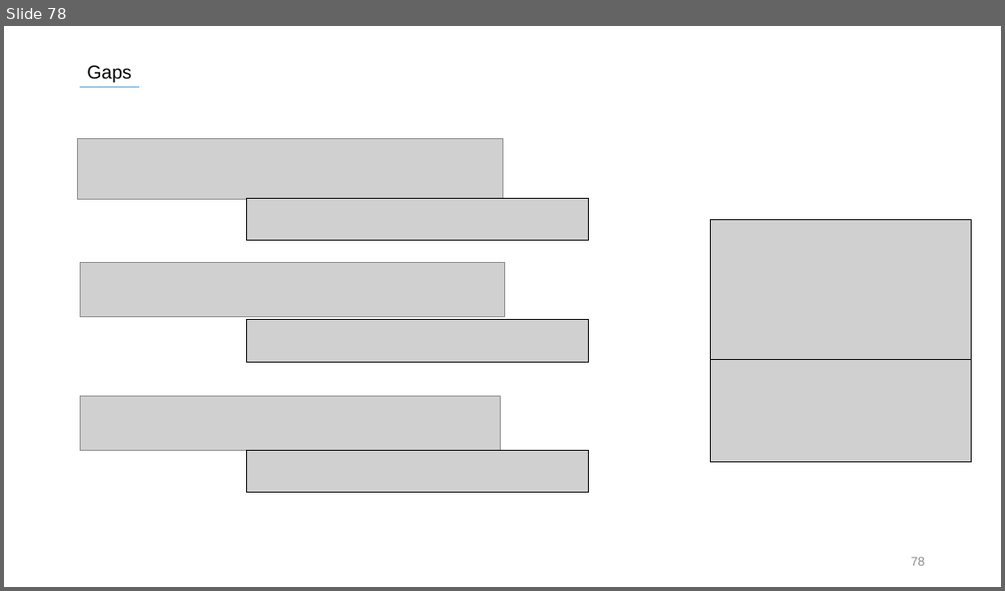
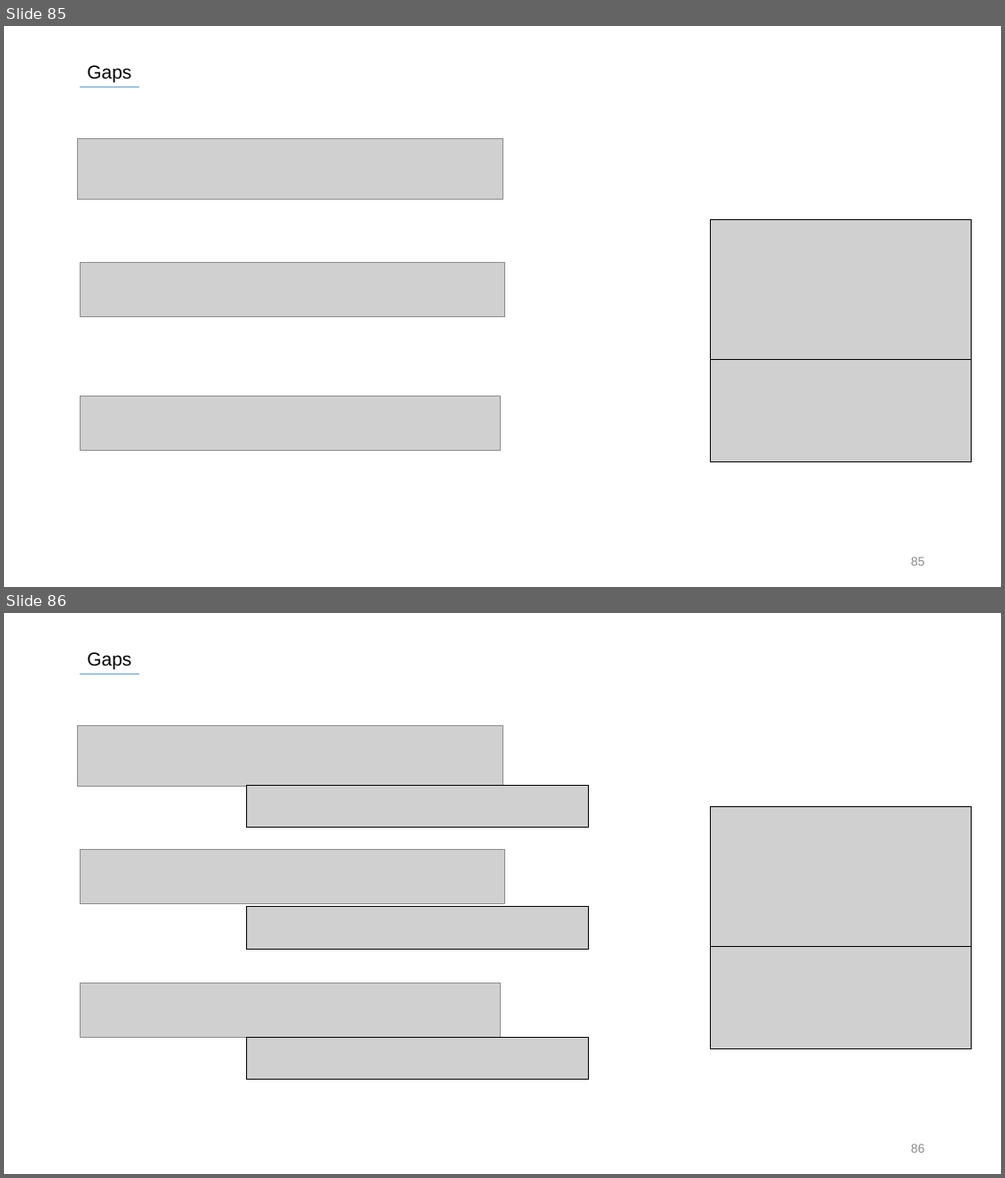
Before and after one commit to SiLviASizZ/HYU_2022, a slide deck: Intern/발표자료/0721/ASTS_0721.pptx. Shown one above the other, each under a label of ours: slide 78 before the commit, slides 85 and 86 after it. The pictures are 1005x591 and 1005x1178 pixels, drawn with LibreOffice and Linux fonts; fonts in the diff are those of the drawing; grey boxes stand for pictures. Boxes give left, top, right and bottom in pixels: in the first picture for what was removed or moved away, otherwise in the second. Text is boxed around its words. In the diff, an @@ line names an element or a change of style, - is before the commit and + after.

```diff
--- a/Intern/발표자료/0721/ASTS_0721.pptx
+++ b/Intern/발표자료/0721/ASTS_0721.pptx
@@ slide 85 added at bbox=[4, 26, 1001, 587], background #FFFFFF @@
@@ text added at bbox=[87, 65, 131, 83], 18 pt, text #000000 @@
+Gaps
@@ line added from (80, 87) to (139, 87), #5B9BD5 0.5 pt @@
@@ picture added at bbox=[77, 138, 502, 199] @@
@@ picture added at bbox=[711, 220, 971, 360] @@
@@ picture added at bbox=[80, 263, 505, 316] @@
@@ picture added at bbox=[711, 360, 971, 461] @@
@@ picture added at bbox=[80, 396, 500, 450] @@
@@ page number added at bbox=[911, 556, 925, 565], 12 pt, text #8C8C8C @@
+85
@@ what was slide 78 is now slide 86 @@
@@ page number at bbox=[911, 1143, 925, 1152]: text changed @@
-78
+86
```
Also in this commit, not shown: 34 slides changed, 28 other slides added.
